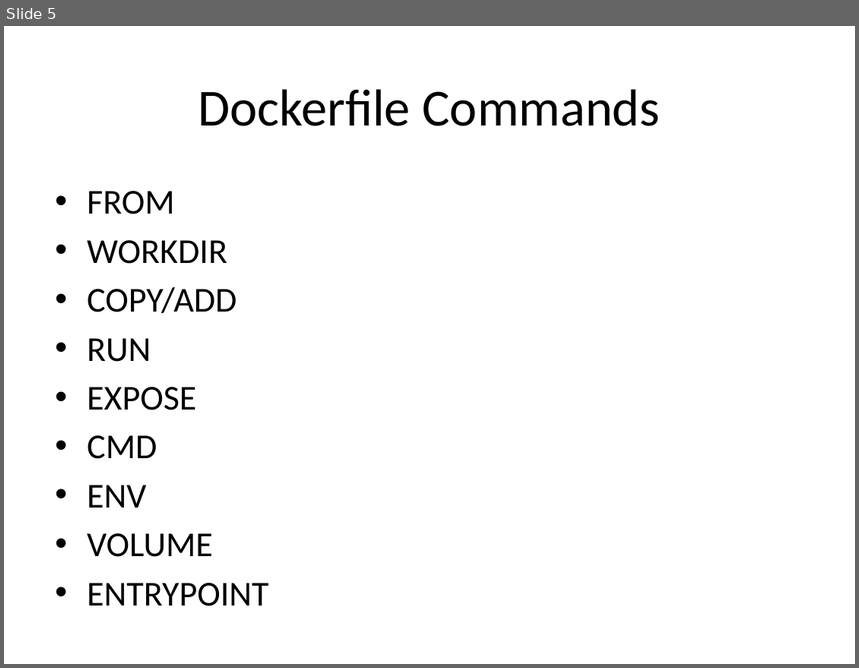
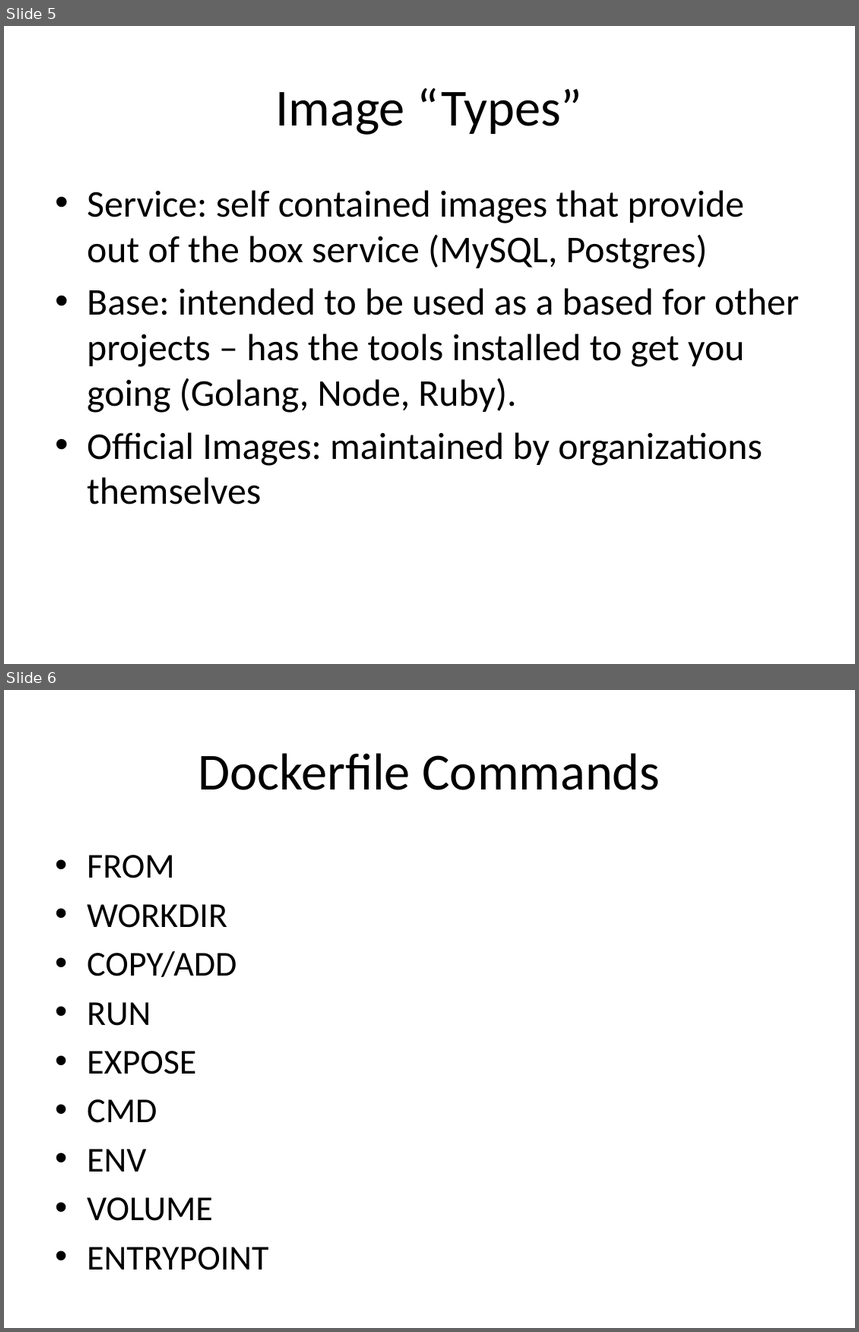
Before and after one commit to wrasdf/ddd-workshop, a slide deck: day-2/ddd-2.pptx. Shown one above the other, each under a label of ours: slide 5 before the commit, slides 5 and 6 after it. The pictures are 859x668 and 859x1332 pixels, drawn with LibreOffice and Linux fonts; fonts in the diff are those of the drawing. Boxes give left, top, right and bottom in pixels: in the first picture for what was removed or moved away, otherwise in the second. Text is boxed around its words. In the diff, an @@ line names an element or a change of style, - is before the commit and + after.

```diff
--- a/day-2/ddd-2.pptx
+++ b/day-2/ddd-2.pptx
@@ slide 5 added at (x1=4, y1=26, x2=855, y2=664), background #FFFFFF @@
@@ title added at (x1=276, y1=88, x2=582, y2=135), 44 pt, text #000000 @@
+Image “Types”
@@ text added at (x1=87, y1=190, x2=799, y2=505), 32 pt, text #000000 @@
+• Service: self contained images that provide out of the box service (MySQL, Postgres)
+• Base: intended to be used as a based for other projects – has the tools installed to get you going (Golang, Node, Ruby).
+• Official Images: maintained by organizations themselves
@@ what was slide 5 is now slide 6 @@
```
Also in this commit, not shown: 3 slides changed, 2 other slides added.
